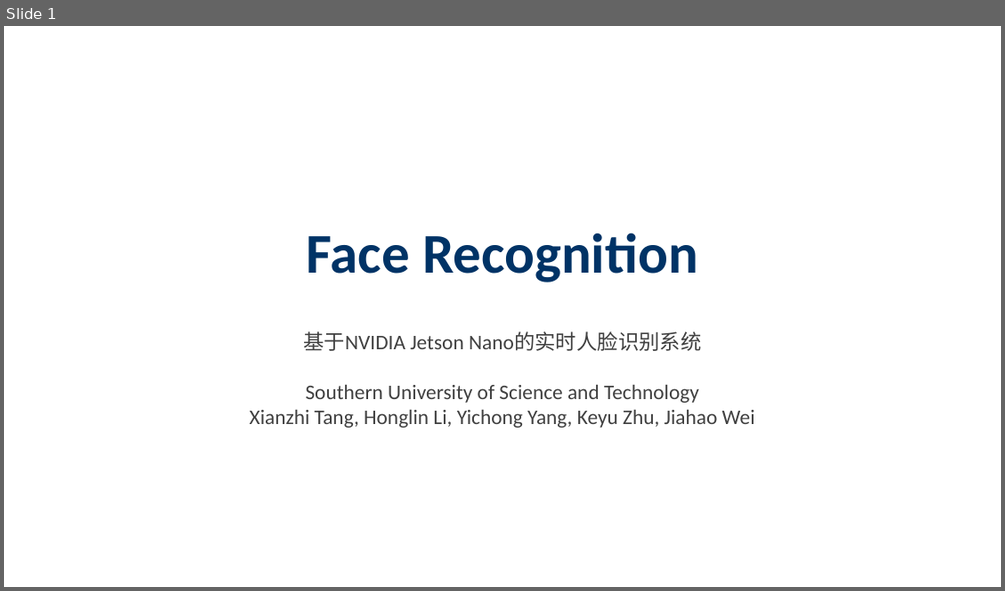
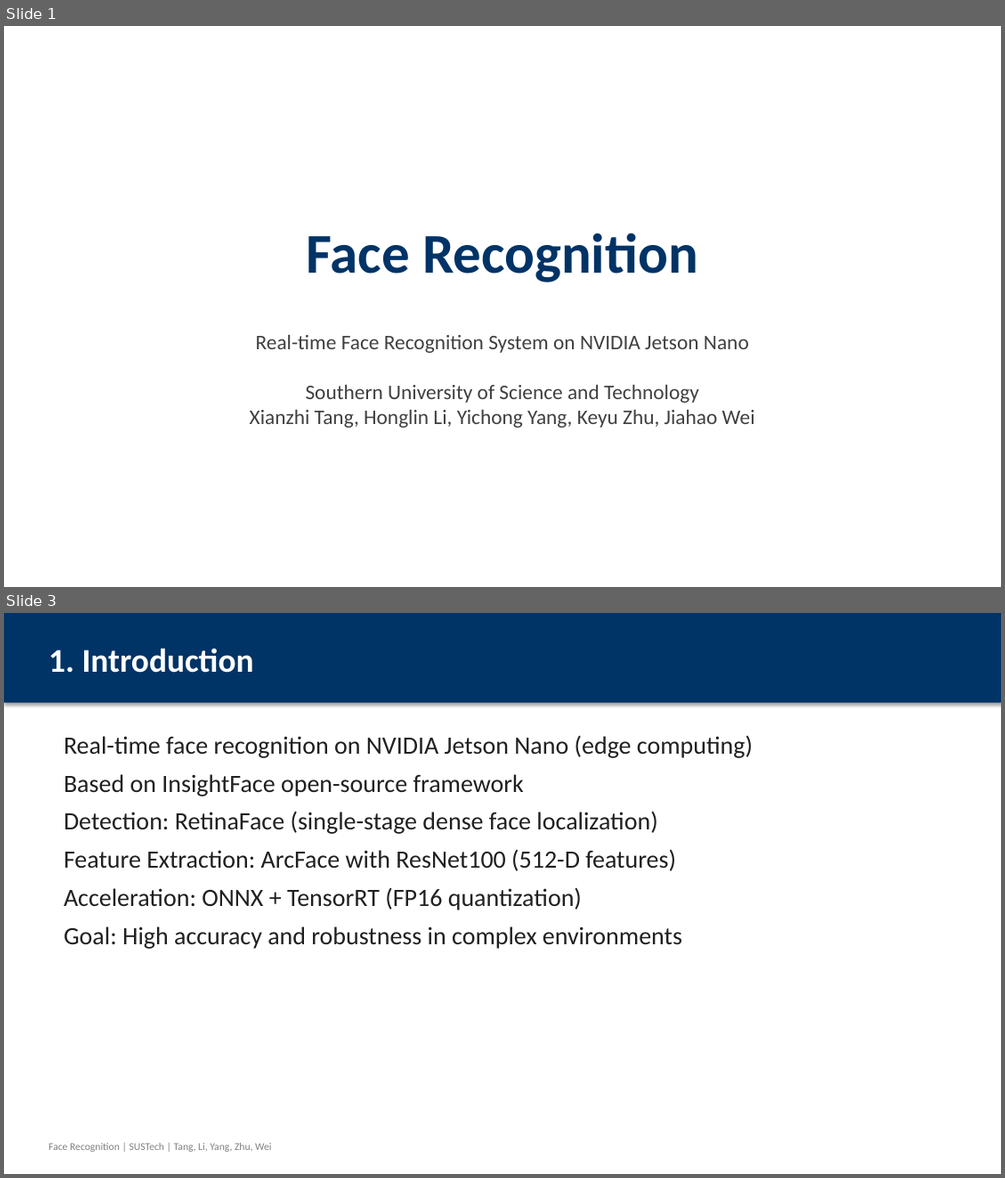
Before and after one commit to wuzhi456/Deep-learning-assignment3, a slide deck: Face_Recognition_Presentation.pptx. Shown one above the other, each under a label of ours: slide 1 before the commit, slides 1 and 3 after it; the slides between them are not shown. The pictures are 1005x591 and 1005x1178 pixels, drawn with LibreOffice and Linux fonts; fonts in the diff are those of the drawing. Boxes give left, top, right and bottom in pixels: in the first picture for what was removed or moved away, otherwise in the second. Text is boxed around its words. In the diff, an @@ line names an element or a change of style, - is before the commit and + after.

```diff
--- a/Face_Recognition_Presentation.pptx
+++ b/Face_Recognition_Presentation.pptx
@@ slide 3 added at bbox=[4, 613, 1001, 1174], background #FFFFFF @@
@@ rectangle added at bbox=[4, 613, 1001, 703], fill #003366 @@
@@ text added at bbox=[48, 648, 254, 673], 32 pt, text #FFFFFF, bold @@
+1. Introduction
@@ text added at bbox=[64, 735, 752, 949], 24 pt, text #202020 @@
+Real-time face recognition on NVIDIA Jetson Nano (edge computing)
+Based on InsightFace open-source framework
+Detection: RetinaFace (single-stage dense face localization)
+Feature Extraction: ArcFace with ResNet100 (512-D features)
+Acceleration: ONNX + TensorRT (FP16 quantization)
+Goal: High accuracy and robustness in complex environments
@@ text added at bbox=[48, 1143, 271, 1151], 10 pt, text #808080 @@
+Face Recognition | SUSTech | Tang, Li, Yang, Zhu, Wei
@@ slide 1 changed as well @@
@@ text at bbox=[256, 335, 749, 353]: text changed @@
-基于NVIDIA Jetson Nano的实时人脸识别系统
+Real-time Face Recognition System on NVIDIA Jetson Nano
```
Also in this commit, not shown: 4 other slides changed, 15 other slides added, 10 slides removed.
